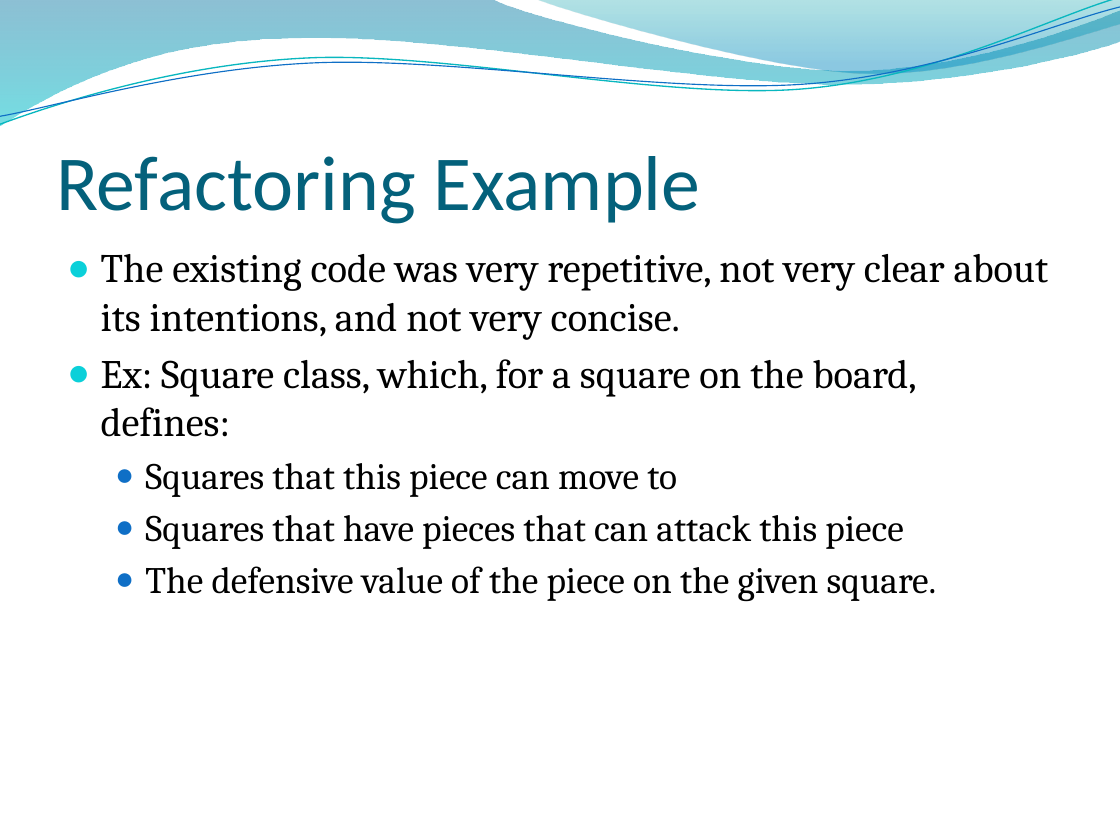
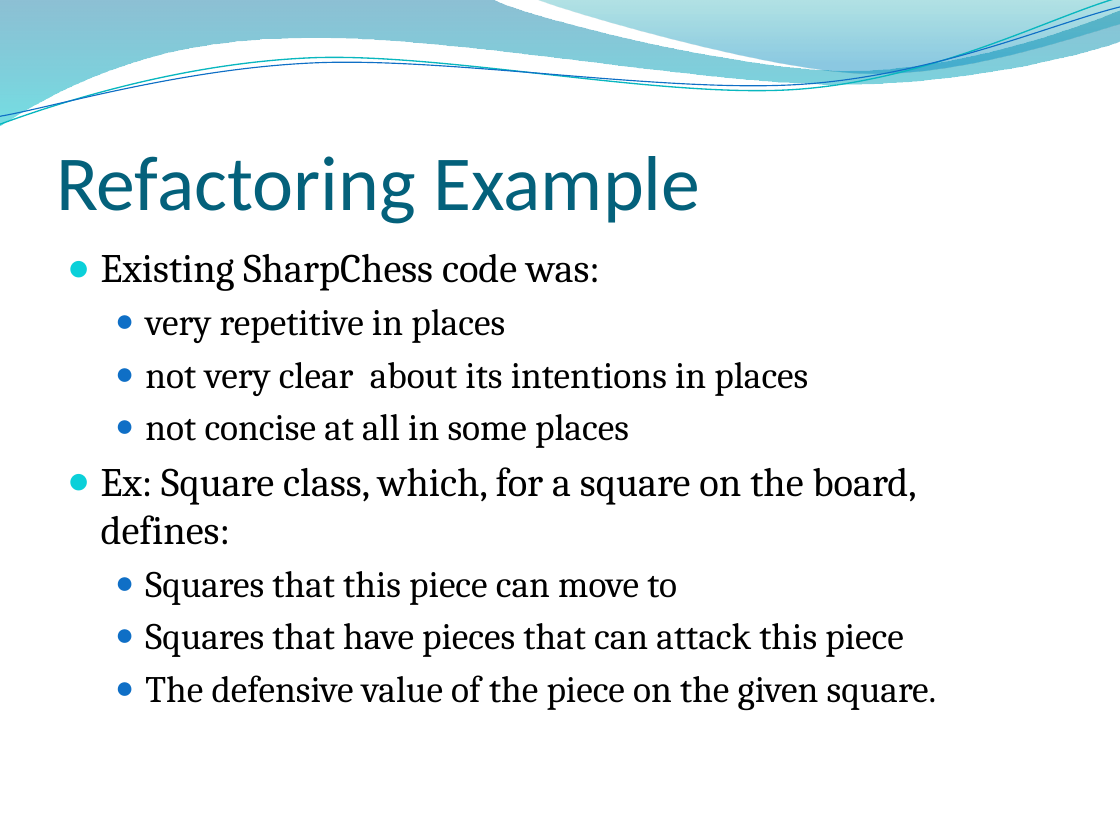
Before and after one commit to dittma75/schrodingers_chess, a slide deck: slide 9 of presentation/Schrödinger's Chess.pptx. Drawn at 1120x840 pixels with LibreOffice and Linux fonts; fonts in the diff are those of the drawing; background and template pictures are left out. Boxes give left, top, right and bottom in pixels: in the first picture for what was removed or moved away, otherwise in the second. Text is boxed around its words. In the diff, an @@ line names an element or a change of style, - is before the commit and + after.

```diff
--- a/presentation/Schrödinger's Chess.pptx
+++ b/presentation/Schrödinger's Chess.pptx
@@ text at (101, 254, 808, 448): text changed; size 26 to 24 pt @@
-● The existing code was very repetitive, not very clear about its intentions, and not very concise.
+● Existing SharpChess code was:
+  ● very repetitive in places
+  ● not very clear about its intentions in places
+  ● not concise at all in some places
```
Also in this commit, not shown: 3 other slides changed, 3 other files.
